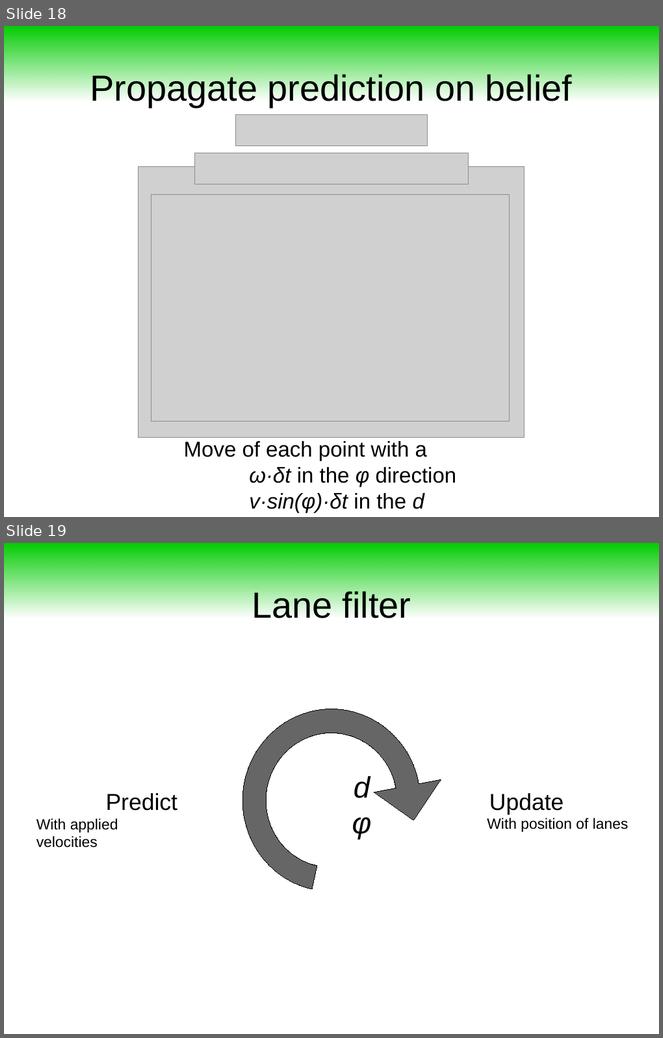
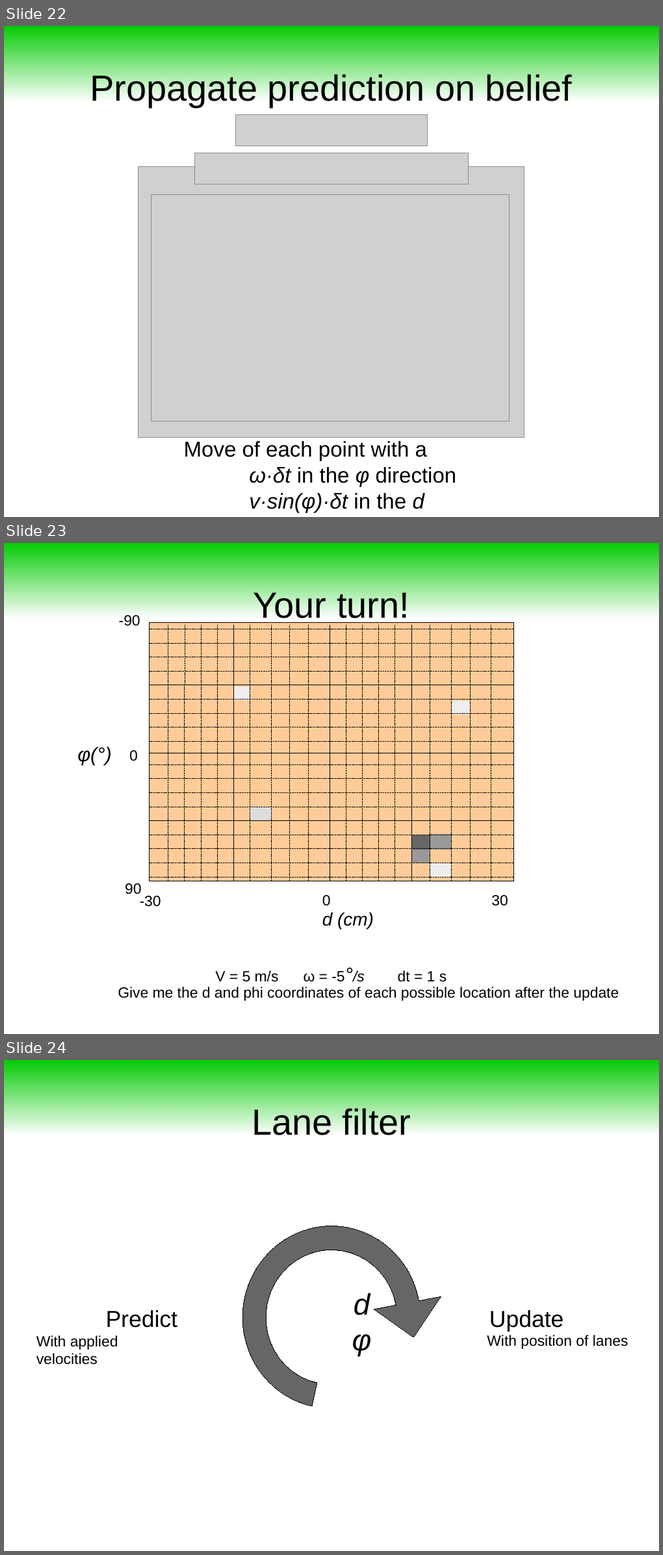
Before and after one commit to maivincent/MISE_presentations, a slide deck: step2_3_Lane_filter.odp. Shown one above the other, each under a label of ours: slides 18 and 19 before the commit, slides 22, 23 and 24 after it. The pictures are 663x1038 and 663x1555 pixels, drawn with LibreOffice and Linux fonts; fonts in the diff are those of the drawing; grey boxes stand for pictures. Boxes give left, top, right and bottom in pixels: in the first picture for what was removed or moved away, otherwise in the second. Text is boxed around its words. In the diff, an @@ line names an element or a change of style, - is before the commit and + after.

```diff
--- a/step2_3_Lane_filter.odp
+++ b/step2_3_Lane_filter.odp
@@ slide 23 added at (4, 543, 659, 1034), background #FFFFFF @@
@@ rectangle added at (4, 543, 659, 618), fill gradient #00CC00 @@
@@ title added at (254, 592, 410, 624), 44 pt, text #000000 @@
+Your turn!
@@ text added at (119, 615, 140, 626), 18 pt, text #000000 @@
+-90
@@ text added at (77, 747, 111, 765), 24 pt, text #000000, italic @@
+φ(°)
@@ text added at (129, 750, 138, 761), 18 pt, text #000000 @@
+0
@@ group added at (149, 623, 514, 881): 39 lines, 8 rectangles @@
@@ text added at (125, 884, 141, 895), 18 pt, text #000000 @@
+90
@@ text added at (140, 896, 161, 907), 18 pt, text #000000 @@
+-30
@@ text added at (322, 912, 374, 929), 22 pt, text #000000, italic @@
+d (cm)
@@ text added at (322, 895, 331, 906), 18 pt, text #000000 @@
+0
@@ text added at (492, 895, 508, 906), 18 pt, text #000000 @@
+30
@@ text added at (215, 971, 447, 982), 18 pt, text #000000 @@
+V = 5 m/s ω = -5°/s dt = 1 s
@@ text added at (118, 987, 619, 1001), 18 pt, text #000000 @@
+Give me the d and phi coordinates of each possible location after the update
@@ what was slide 18 is now slide 22 @@
@@ what was slide 19 is now slide 24 @@
```
Also in this commit, not shown: 1 slide changed, 11 other slides added, 2 slides removed, 34 other files.
